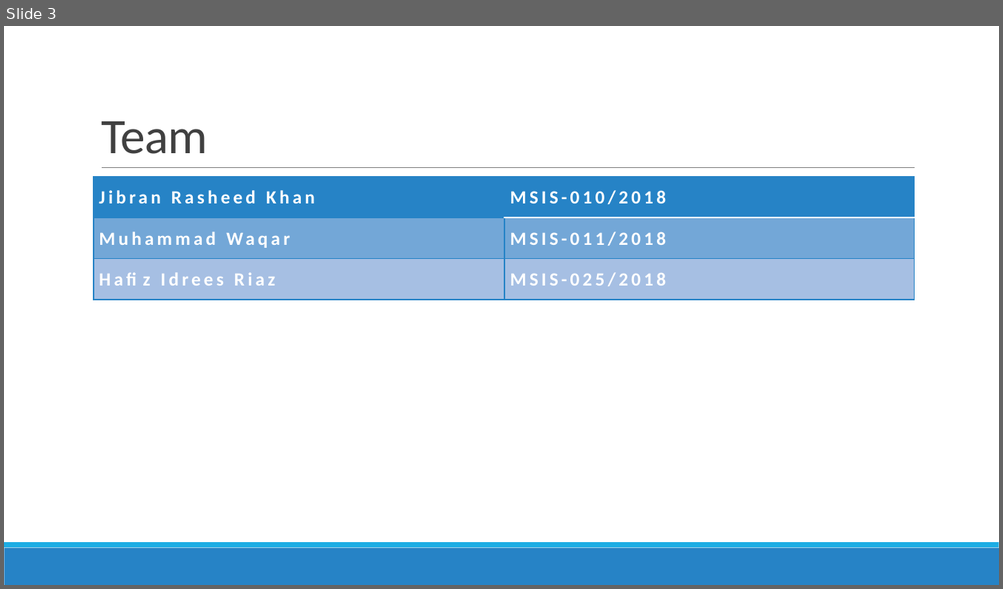
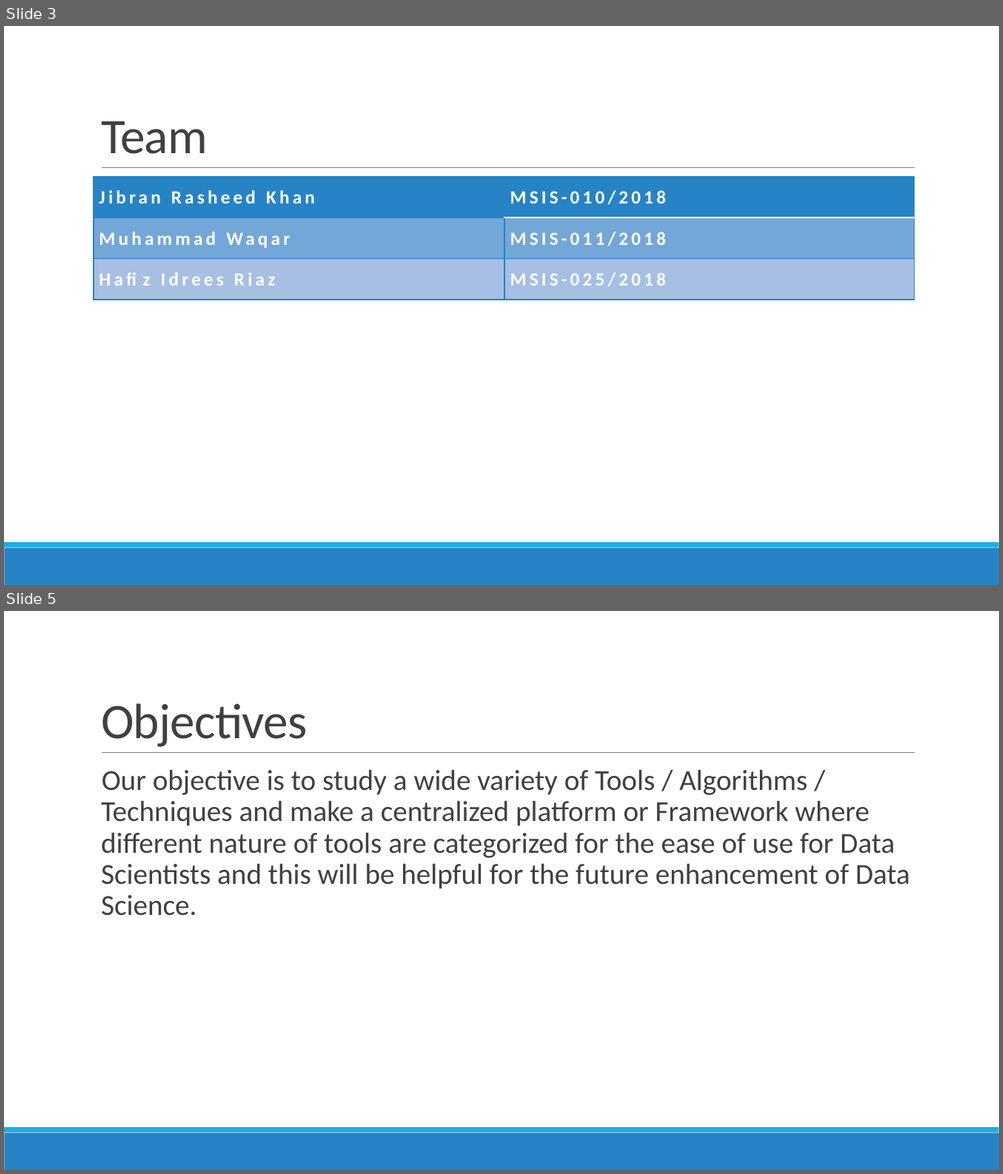
Before and after one commit to DistributedSystems-Fall2018-NEDUET/project-dist_sys, a slide deck: Project Interim Submission/Generic DS Framework.pptx. Shown one above the other, each under a label of ours: slide 3 before the commit, slides 3 and 5 after it; the slides between them are not shown. The pictures are 1003x589 and 1003x1174 pixels, drawn with LibreOffice and Linux fonts; fonts in the diff are those of the drawing. Boxes give left, top, right and bottom in pixels: in the first picture for what was removed or moved away, otherwise in the second. Text is boxed around its words. In the diff, an @@ line names an element or a change of style, - is before the commit and + after.

Commit message:
Title added + Content Slide Added + Objective has been finalized

```diff
--- a/Project Interim Submission/Generic DS Framework.pptx
+++ b/Project Interim Submission/Generic DS Framework.pptx
@@ slide 5 added at (4, 611, 999, 1170), background #FFFFFF; not listed: 3 template elements that a slide beside it also shows @@
@@ title added at (101, 703, 307, 747), 48 pt, text #404040 @@
+Objectives
@@ text added at (101, 769, 910, 916), 28 pt, text #404040 @@
+  Our objective is to study a wide variety of Tools / Algorithms / Techniques and make a centralized platform or Framework where different nature of tools are categorized for the ease of use for Data Scientists and this will be helpful for the future enhancement of Data Science.
```
Also in this commit, not shown: 1 slide changed, 1 other slide added, 1 slide removed.
